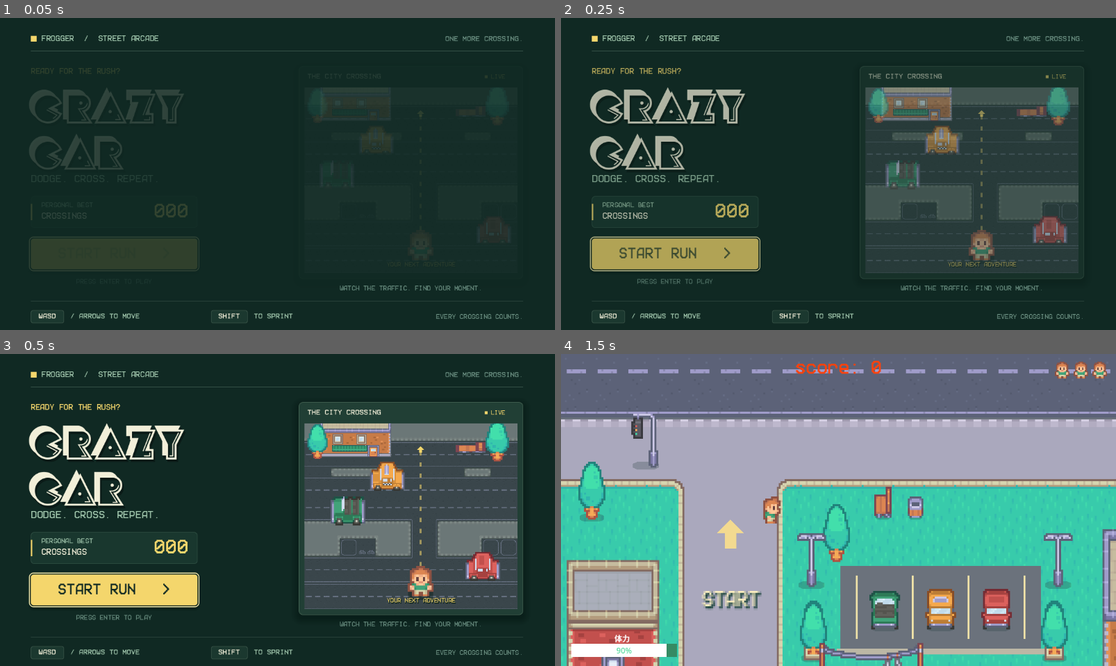
Above: before the commit, frames 1-4 (two rows, left to right).
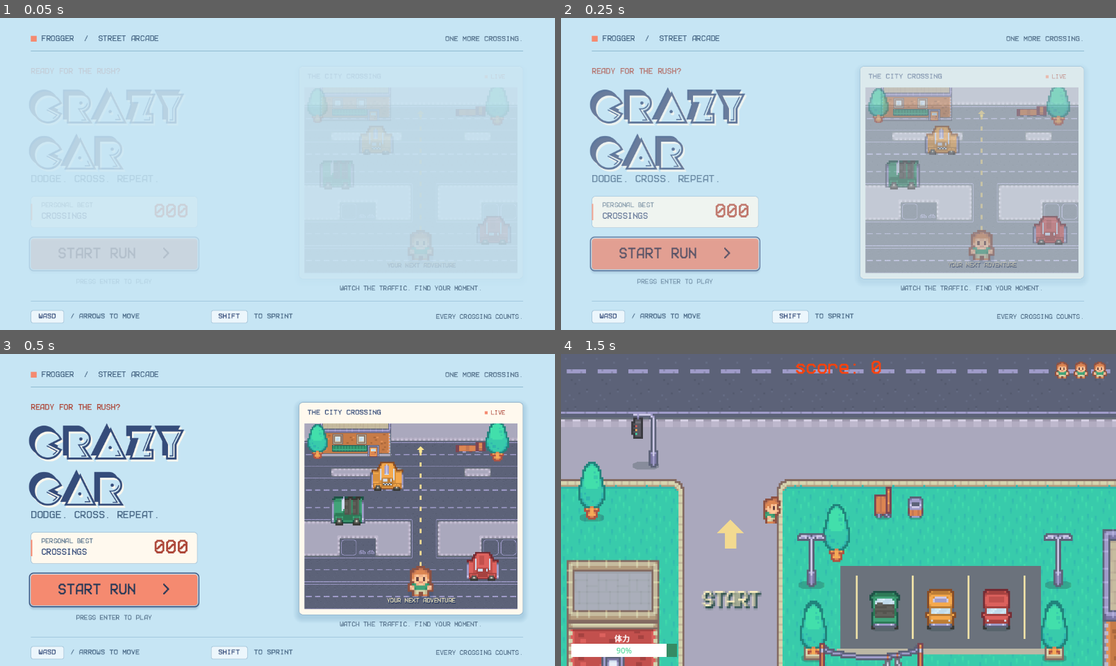
Above: after the commit, the same moments.

Repository: Alking123456374/CRAZY-CAR
Game: Godot game, scene res://scene/home.tscn
Two runs of this game, one before a commit and one after it. Both use one fixed random seed, a clock stepped at 60 frames per second and the inputs below.
Inputs:
- Up to frame 1 (0.05 s): no input
- Up to frame 2 (0.25 s): no input
- Up to frame 3 (0.5 s): no input
- Up to frame 4 (1.5 s): click "START RUN >" at 0.5 s; tap Enter at 1.25 s; hold D (right) from 1.28 s (still down); hold Shift (run) from 1.28 s (still down)

The runs differ from the first frame. In frame 1, 100% of the frame differs, in the area x 0-100%, y 0-100%; in frame 2, 100%; in frame 3, 96%; in frame 4, nothing differs.

Commit message:
修改主页

Diff:
--- a/scene/home.tscn
+++ b/scene/home.tscn
@@ -25,66 +25,66 @@
 [ext_resource type="AudioStream" path="res://audio/S31-City on Speed.ogg" id="music"]
 
 [sub_resource type="StyleBoxFlat" id="score"]
-bg_color = Color(0.09804, 0.21569, 0.18039, 1.00000)
+bg_color = Color(1.00000, 0.97647, 0.93333, 1.00000)
 border_width_left = 1
 border_width_top = 1
 border_width_right = 1
 border_width_bottom = 1
-border_color = Color(0.20392, 0.32941, 0.27843, 1.00000)
+border_color = Color(0.60000, 0.72941, 0.81961, 1.00000)
 corner_radius_top_left = 6
 corner_radius_top_right = 6
 corner_radius_bottom_right = 6
 corner_radius_bottom_left = 6
 
 [sub_resource type="StyleBoxFlat" id="frame"]
-bg_color = Color(0.12941, 0.24706, 0.20784, 1.00000)
+bg_color = Color(1.00000, 0.97647, 0.93333, 1.00000)
 border_width_left = 1
 border_width_top = 1
 border_width_right = 1
 border_width_bottom = 1
-border_color = Color(0.29412, 0.41176, 0.34510, 1.00000)
+border_color = Color(0.53333, 0.67059, 0.77255, 1.00000)
 corner_radius_top_left = 8
 corner_radius_top_right = 8
 corner_radius_bottom_right = 8
 corner_radius_bottom_left = 8
-shadow_color = Color(0.02353, 0.10196, 0.08235, 0.65000)
-shadow_size = 16
+shadow_color = Color(0.33333, 0.53333, 0.67059, 0.24000)
+shadow_size = 12
 shadow_offset = Vector2(0, 6)
 
 [sub_resource type="StyleBoxFlat" id="key"]
-bg_color = Color(0.10588, 0.21961, 0.18431, 1.00000)
+bg_color = Color(0.92549, 0.96471, 0.98824, 1.00000)
 border_width_left = 1
 border_width_top = 1
 border_width_right = 1
 border_width_bottom = 1
-border_color = Color(0.27059, 0.37647, 0.32157, 1.00000)
+border_color = Color(0.58824, 0.72157, 0.81176, 1.00000)
 corner_radius_top_left = 4
 corner_radius_top_right = 4
 corner_radius_bottom_right = 4
 corner_radius_bottom_left = 4
 
 [sub_resource type="StyleBoxFlat" id="normal"]
-bg_color = Color(0.95686, 0.83922, 0.42353, 1.00000)
+bg_color = Color(0.96078, 0.54118, 0.43922, 1.00000)
 corner_radius_top_left = 6
 corner_radius_top_right = 6
 corner_radius_bottom_right = 6
 corner_radius_bottom_left = 6
-shadow_color = Color(0.02353, 0.10196, 0.08235, 0.65000)
-shadow_size = 6
+shadow_color = Color(0.38824, 0.54118, 0.67059, 0.28000)
+shadow_size = 5
 shadow_offset = Vector2(0, 6)
 
 [sub_resource type="StyleBoxFlat" id="hover"]
-bg_color = Color(1.00000, 0.90196, 0.60392, 1.00000)
+bg_color = Color(1.00000, 0.64706, 0.54902, 1.00000)
 corner_radius_top_left = 6
 corner_radius_top_right = 6
 corner_radius_bottom_right = 6
 corner_radius_bottom_left = 6
-shadow_color = Color(0.02353, 0.10196, 0.08235, 0.65000)
-shadow_size = 8
+shadow_color = Color(0.38824, 0.54118, 0.67059, 0.24000)
+shadow_size = 6
 shadow_offset = Vector2(0, 6)
 
 [sub_resource type="StyleBoxFlat" id="pressed"]
-bg_color = Color(0.77647, 0.67451, 0.31373, 1.00000)
+bg_color = Color(0.90980, 0.47451, 0.38039, 1.00000)
 corner_radius_top_left = 6
 corner_radius_top_right = 6
 corner_radius_bottom_right = 6
@@ -96,7 +96,7 @@
 border_width_top = 2
 border_width_right = 2
 border_width_bottom = 2
-border_color = Color(1.00000, 0.95294, 0.69412, 1.00000)
+border_color = Color(0.20784, 0.29804, 0.47843, 1.00000)
 corner_radius_top_left = 9
 corner_radius_top_right = 9
 corner_radius_bottom_right = 9
@@ -153,7 +153,7 @@
 grow_horizontal = 2
 grow_vertical = 2
 mouse_filter = 2
-color = Color(0.06275, 0.16078, 0.13725, 1.00000)
+color = Color(0.77647, 0.89804, 0.95686, 1.00000)
 
 [node name="Layout" type="Control" parent="."]
 layout_mode = 0
@@ -170,7 +170,7 @@
 offset_right = 76
 offset_bottom = 49
 mouse_filter = 2
-color = Color(0.95686, 0.83922, 0.42353, 1.00000)
+color = Color(0.96078, 0.54118, 0.43922, 1.00000)
 
 [node name="Brand" type="Label" parent="Layout"]
 layout_mode = 0
@@ -179,7 +179,7 @@
 offset_right = 436
 offset_bottom = 58
 mouse_filter = 2
-theme_override_colors/font_color = Color(0.63529, 0.78431, 0.68235, 1.00000)
+theme_override_colors/font_color = Color(0.27843, 0.40392, 0.52157, 1.00000)
 theme_override_fonts/font = ExtResource("pixel")
 theme_override_font_sizes/font_size = 13
 text = "FROGGER  /  STREET ARCADE"
@@ -192,7 +192,7 @@
 offset_right = 1086
 offset_bottom = 58
 mouse_filter = 2
-theme_override_colors/font_color = Color(0.42353, 0.56863, 0.51373, 1.00000)
+theme_override_colors/font_color = Color(0.32157, 0.43529, 0.53725, 1.00000)
 theme_override_fonts/font = ExtResource("pixel")
 theme_override_font_sizes/font_size = 12
 text = "ONE MORE CROSSING."
@@ -206,7 +206,7 @@
 offset_right = 1086
 offset_bottom = 69
 mouse_filter = 2
-color = Color(0.21176, 0.32157, 0.27843, 1.00000)
+color = Color(0.55294, 0.72157, 0.81569, 1.00000)
 
 [node name="Menu" type="Control" parent="Layout"]
 layout_mode = 0
@@ -223,7 +223,7 @@
 offset_right = 490
 offset_bottom = 24
 mouse_filter = 2
-theme_override_colors/font_color = Color(0.95686, 0.83922, 0.42353, 1.00000)
+theme_override_colors/font_color = Color(0.68235, 0.28627, 0.23137, 1.00000)
 theme_override_fonts/font = ExtResource("pixel")
 theme_override_font_sizes/font_size = 13
 text = "READY FOR THE RUSH?"
@@ -236,15 +236,15 @@
 offset_right = 506
 offset_bottom = 210
 mouse_filter = 2
-theme_override_colors/font_color = Color(0.94902, 0.93725, 0.85098, 1.00000)
+theme_override_colors/font_color = Color(0.20784, 0.29804, 0.47843, 1.00000)
 theme_override_fonts/font = ExtResource("title")
 theme_override_font_sizes/font_size = 98
 text = "CRAZY\nCAR"
 vertical_alignment = 1
 theme_override_constants/line_spacing = -23
-theme_override_colors/font_shadow_color = Color(0.00000, 0.00000, 0.00000, 0.35000)
+theme_override_colors/font_shadow_color = Color(1.00000, 0.97647, 0.93333, 0.95000)
 theme_override_constants/shadow_offset_x = 3
-theme_override_constants/shadow_offset_y = 5
+theme_override_constants/shadow_offset_y = 4
 
 [node name="Tagline" type="Label" parent="Layout/Menu"]
 layout_mode = 0
@@ -253,7 +253,7 @@
 offset_right = 490
 offset_bottom = 251
 mouse_filter = 2
-theme_override_colors/font_color = Color(0.63529, 0.78431, 0.68235, 1.00000)
+theme_override_colors/font_color = Color(0.27843, 0.40392, 0.52157, 1.00000)
 theme_override_fonts/font = ExtResource("pixel")
 theme_override_font_sizes/font_size = 17
 text = "DODGE. CROSS. REPEAT."
@@ -275,7 +275,7 @@
 offset_right = 3
 offset_bottom = 50
 mouse_filter = 2
-color = Color(0.95686, 0.83922, 0.42353, 1.00000)
+color = Color(0.96078, 0.54118, 0.43922, 1.00000)
 
 [node name="ScoreCaption" type="Label" parent="Layout/Menu/ScorePanel"]
 layout_mode = 0
@@ -284,7 +284,7 @@
 offset_right = 247
 offset_bottom = 29
 mouse_filter = 2
-theme_override_colors/font_color = Color(0.63529, 0.78431, 0.68235, 1.00000)
+theme_override_colors/font_color = Color(0.32157, 0.43529, 0.53725, 1.00000)
 theme_override_fonts/font = ExtResource("pixel")
 theme_override_font_sizes/font_size = 11
 text = "PERSONAL BEST"
@@ -297,7 +297,7 @@
 offset_right = 247
 offset_bottom = 55
 mouse_filter = 2
-theme_override_colors/font_color = Color(0.94902, 0.93725, 0.85098, 1.00000)
+theme_override_colors/font_color = Color(0.20784, 0.29804, 0.47843, 1.00000)
 theme_override_fonts/font = ExtResource("pixel")
 theme_override_font_sizes/font_size = 14
 text = "CROSSINGS"
@@ -310,7 +310,7 @@
 offset_right = 327
 offset_bottom = 60
 mouse_filter = 2
-theme_override_colors/font_color = Color(0.95686, 0.83922, 0.42353, 1.00000)
+theme_override_colors/font_color = Color(0.68235, 0.28627, 0.23137, 1.00000)
 theme_override_fonts/font = ExtResource("pixel")
 theme_override_font_sizes/font_size = 32
 text = "000"
@@ -331,10 +331,10 @@
 theme_override_styles/hover = SubResource("hover")
 theme_override_styles/pressed = SubResource("pressed")
 theme_override_styles/focus = SubResource("focus")
-theme_override_colors/font_color = Color(0.06275, 0.16078, 0.13725, 1.00000)
-theme_override_colors/font_hover_color = Color(0.06275, 0.16078, 0.13725, 1.00000)
-theme_override_colors/font_pressed_color = Color(0.06275, 0.16078, 0.13725, 1.00000)
-theme_override_colors/font_focus_color = Color(0.06275, 0.16078, 0.13725, 1.00000)
+theme_override_colors/font_color = Color(0.14902, 0.21961, 0.34118, 1.00000)
+theme_override_colors/font_hover_color = Color(0.14902, 0.21961, 0.34118, 1.00000)
+theme_override_colors/font_pressed_color = Color(0.14902, 0.21961, 0.34118, 1.00000)
+theme_override_colors/font_focus_color = Color(0.14902, 0.21961, 0.34118, 1.00000)
 
 [node name="StartHint" type="Label" parent="Layout/Menu"]
 layout_mode = 0
@@ -343,7 +343,7 @@
 offset_right = 346
 offset_bottom = 459
 mouse_filter = 2
-theme_override_colors/font_color = Color(0.42353, 0.56863, 0.51373, 1.00000)
+theme_override_colors/font_color = Color(0.32157, 0.43529, 0.53725, 1.00000)
 theme_override_fonts/font = ExtResource("pixel")
 theme_override_font_sizes/font_size = 11
 text = "PRESS ENTER TO PLAY"
@@ -366,7 +366,7 @@
 offset_right = 278
 offset_bottom = 36
 mouse_filter = 2
-theme_override_colors/font_color = Color(0.94902, 0.93725, 0.85098, 1.00000)
+theme_override_colors/font_color = Color(0.20784, 0.29804, 0.47843, 1.00000)
 theme_override_fonts/font = ExtResource("pixel")
 theme_override_font_sizes/font_size = 12
 text = "THE CITY CROSSING"
@@ -379,7 +379,7 @@
 offset_right = 392
 offset_bottom = 25
 mouse_filter = 2
-color = Color(0.95686, 0.83922, 0.42353, 1.00000)
+color = Color(0.96078, 0.54118, 0.43922, 1.00000)
 
 [node name="LiveCaption" type="Label" parent="Layout/Preview"]
 layout_mode = 0
@@ -388,7 +388,7 @@
 offset_right = 450
 offset_bottom = 36
 mouse_filter = 2
-theme_override_colors/font_color = Color(0.95686, 0.83922, 0.42353, 1.00000)
+theme_override_colors/font_color = Color(0.68235, 0.28627, 0.23137, 1.00000)
 theme_override_fonts/font = ExtResource("pixel")
 theme_override_font_sizes/font_size = 10
 text = "LIVE"
@@ -413,7 +413,7 @@
 texture = ExtResource("map")
 expand_mode = 1
 stretch_mode = 0
-modulate = Color(0.63137, 0.70980, 0.62745, 1.00000)
+modulate = Color(1.00000, 1.00000, 1.00000, 1.00000)
 
 [node name="House" type="TextureRect" parent="Layout/Preview/Street"]
 layout_mode = 0
@@ -466,7 +466,7 @@
 offset_right = 243
 offset_bottom = 67
 mouse_filter = 2
-color = Color(0.95686, 0.83922, 0.42353, 0.55000)
+color = Color(1.00000, 0.90980, 0.58431, 0.85000)
 
 [node name="Route01" type="ColorRect" parent="Layout/Preview/Street"]
 layout_mode = 0
@@ -475,7 +475,7 @@
 offset_right = 243
 offset_bottom = 90
 mouse_filter = 2
-color = Color(0.95686, 0.83922, 0.42353, 0.55000)
+color = Color(1.00000, 0.90980, 0.58431, 0.85000)
 
 [node name="Route02" type="ColorRect" parent="Layout/Preview/Street"]
 layout_mode = 0
@@ -484,7 +484,7 @@
 offset_right = 243
 offset_bottom = 113
 mouse_filter = 2
-color = Color(0.95686, 0.83922, 0.42353, 0.55000)
+color = Color(1.00000, 0.90980, 0.58431, 0.85000)
 
 [node name="Route03" type="ColorRect" parent="Layout/Preview/Street"]
 layout_mode = 0
@@ -493,7 +493,7 @@
 offset_right = 243
 offset_bottom = 136
 mouse_filter = 2
-color = Color(0.95686, 0.83922, 0.42353, 0.55000)
+color = Color(1.00000, 0.90980, 0.58431, 0.85000)
 
 [node name="Route04" type="ColorRect" parent="Layout/Preview/Street"]
 layout_mode = 0
@@ -502,7 +502,7 @@
 offset_right = 243
 offset_bottom = 159
 mouse_filter = 2
-color = Color(0.95686, 0.83922, 0.42353, 0.55000)
+color = Color(1.00000, 0.90980, 0.58431, 0.85000)
 
 [node name="Route05" type="ColorRect" parent="Layout/Preview/Street"]
 layout_mode = 0
@@ -511,7 +511,7 @@
 offset_right = 243
 offset_bottom = 182
 mouse_filter = 2
-color = Color(0.95686, 0.83922, 0.42353, 0.55000)
+color = Color(1.00000, 0.90980, 0.58431, 0.85000)
 
 [node name="Route06" type="ColorRect" parent="Layout/Preview/Street"]
 layout_mode = 0
@@ -520,7 +520,7 @@
 offset_right = 243
 offset_bottom = 205
 mouse_filter = 2
-color = Color(0.95686, 0.83922, 0.42353, 0.55000)
+color = Color(1.00000, 0.90980, 0.58431, 0.85000)
 
 [node name="Route07" type="ColorRect" parent="Layout/Preview/Street"]
 layout_mode = 0
@@ -529,7 +529,7 @@
 offset_right = 243
 offset_bottom = 228
 mouse_filter = 2
-color = Color(0.95686, 0.83922, 0.42353, 0.55000)
+color = Color(1.00000, 0.90980, 0.58431, 0.85000)
 
 [node name="Route08" type="ColorRect" parent="Layout/Preview/Street"]
 layout_mode = 0
@@ -538,7 +538,7 @@
 offset_right = 243
 offset_bottom = 251
 mouse_filter = 2
-color = Color(0.95686, 0.83922, 0.42353, 0.55000)
+color = Color(1.00000, 0.90980, 0.58431, 0.85000)
 
 [node name="Route09" type="ColorRect" parent="Layout/Preview/Street"]
 layout_mode = 0
@@ -547,7 +547,7 @@
 offset_right = 243
 offset_bottom = 274
 mouse_filter = 2
-color = Color(0.95686, 0.83922, 0.42353, 0.55000)
+color = Color(1.00000, 0.90980, 0.58431, 0.85000)
 
 [node name="Route10" type="ColorRect" parent="Layout/Preview/Street"]
 layout_mode = 0
@@ -556,12 +556,12 @@
 offset_right = 243
 offset_bottom = 297
 mouse_filter = 2
-color = Color(0.95686, 0.83922, 0.42353, 0.55000)
+color = Color(1.00000, 0.90980, 0.58431, 0.85000)
 
 [node name="Destination" type="Polygon2D" parent="Layout/Preview/Street"]
 position = Vector2(241, 47)
 polygon = PackedVector2Array(-7, 8, 0, 0, 7, 8, 3, 8, 3, 14, -3, 14, -3, 8)
-color = Color(0.95686, 0.83922, 0.42353, 1.00000)
+color = Color(1.00000, 0.90980, 0.58431, 1.00000)
 
 [node name="GreenCar" type="TextureRect" parent="Layout/Preview/Street"]
 layout_mode = 0
@@ -599,7 +599,7 @@
 [node name="HeroShadow" type="Polygon2D" parent="Layout/Preview/Street"]
 position = Vector2(241, 356)
 polygon = PackedVector2Array(-26, -7, -18, -11, 18, -11, 26, -7, 26, 7, 18, 11, -18, 11, -26, 7)
-color = Color(0.03529, 0.11765, 0.09412, 0.45000)
+color = Color(0.20784, 0.29804, 0.47843, 0.28000)
 
 [node name="Hero" type="TextureRect" parent="Layout/Preview/Street"]
 layout_mode = 0
@@ -619,13 +619,13 @@
 offset_right = 350
 offset_bottom = 380
 mouse_filter = 2
-theme_override_colors/font_color = Color(0.95686, 0.83922, 0.42353, 1.00000)
+theme_override_colors/font_color = Color(1.00000, 0.95686, 0.77255, 1.00000)
 theme_override_fonts/font = ExtResource("pixel")
 theme_override_font_sizes/font_size = 10
 text = "YOUR NEXT ADVENTURE"
 vertical_alignment = 1
 horizontal_alignment = 1
-theme_override_colors/font_shadow_color = Color(0.03922, 0.12549, 0.09412, 1.00000)
+theme_override_colors/font_shadow_color = Color(0.16078, 0.22745, 0.38039, 1.00000)
 theme_override_constants/shadow_offset_x = 1
 theme_override_constants/shadow_offset_y = 2
 
@@ -636,7 +636,7 @@
 offset_right = 1086
 offset_bottom = 574
 mouse_filter = 2
-theme_override_colors/font_color = Color(0.42353, 0.56863, 0.51373, 1.00000)
+theme_override_colors/font_color = Color(0.32157, 0.43529, 0.53725, 1.00000)
 theme_override_fonts/font = ExtResource("pixel")
 theme_override_font_sizes/font_size = 11
 text = "WATCH THE TRAFFIC. FIND YOUR MOMENT."
@@ -650,7 +650,7 @@
 offset_right = 1086
 offset_bottom = 589
 mouse_filter = 2
-color = Color(0.21176, 0.32157, 0.27843, 1.00000)
+color = Color(0.55294, 0.72157, 0.81569, 1.00000)
 
 [node name="MoveKey" type="Panel" parent="Layout"]
 layout_mode = 0
@@ -668,7 +668,7 @@
 offset_right = 69
 offset_bottom = 27
 mouse_filter = 2
-theme_override_colors/font_color = Color(0.94902, 0.93725, 0.85098, 1.00000)
+theme_override_colors/font_color = Color(0.20784, 0.29804, 0.47843, 1.00000)
 theme_override_fonts/font = ExtResource("pixel")
 theme_override_font_sizes/font_size = 12
 text = "WASD"
@@ -682,7 +682,7 @@
 offset_right = 416
 offset_bottom = 634
 mouse_filter = 2
-theme_override_colors/font_color = Color(0.63529, 0.78431, 0.68235, 1.00000)
+theme_override_colors/font_color = Color(0.27843, 0.40392, 0.52157, 1.00000)
 theme_override_fonts/font = ExtResource("pixel")
 theme_override_font_sizes/font_size = 12
 text = "/ ARROWS TO MOVE"
@@ -704,7 +704,7 @@
 offset_right = 76
 offset_bottom = 27
 mouse_filter = 2
-theme_override_colors/font_color = Color(0.94902, 0.93725, 0.85098, 1.00000)
+theme_override_colors/font_color = Color(0.20784, 0.29804, 0.47843, 1.00000)
 theme_override_fonts/font = ExtResource("pixel")
 theme_override_font_sizes/font_size = 12
 text = "SHIFT"
@@ -718,7 +718,7 @@
 offset_right = 707
 offset_bottom = 634
 mouse_filter = 2
-theme_override_colors/font_color = Color(0.63529, 0.78431, 0.68235, 1.00000)
+theme_override_colors/font_color = Color(0.27843, 0.40392, 0.52157, 1.00000)
 theme_override_fonts/font = ExtResource("pixel")
 theme_override_font_sizes/font_size = 12
 text = "TO SPRINT"
@@ -731,7 +731,7 @@
 offset_right = 1086
 offset_bottom = 634
 mouse_filter = 2
-theme_override_colors/font_color = Color(0.42353, 0.56863, 0.51373, 1.00000)
+theme_override_colors/font_color = Color(0.32157, 0.43529, 0.53725, 1.00000)
 theme_override_fonts/font = ExtResource("pixel")
 theme_override_font_sizes/font_size = 11
 text = "EVERY CROSSING COUNTS."
Not shown, added: scene/home.tscn.before-sky-palette-20261014.bak
